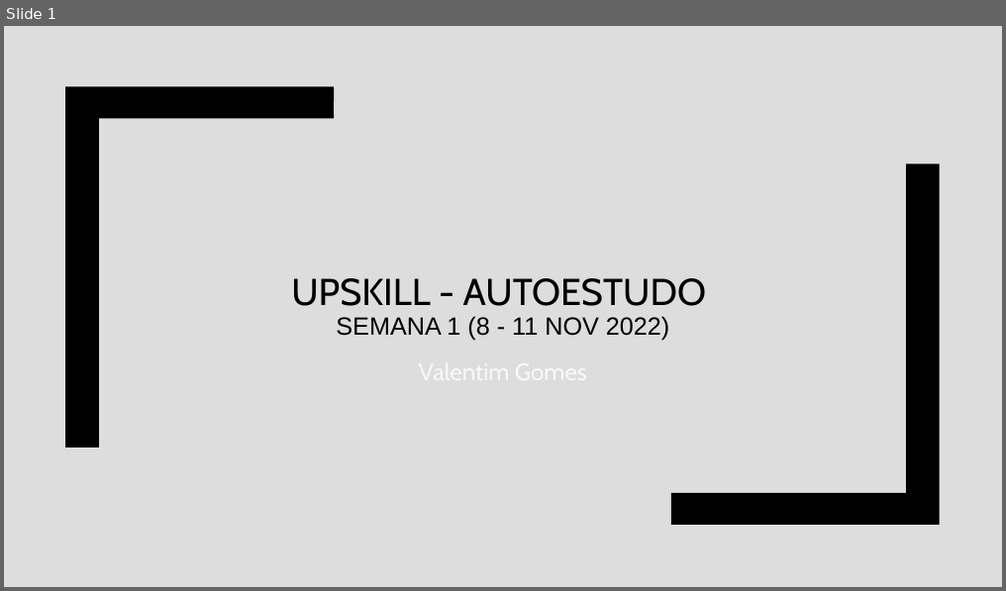
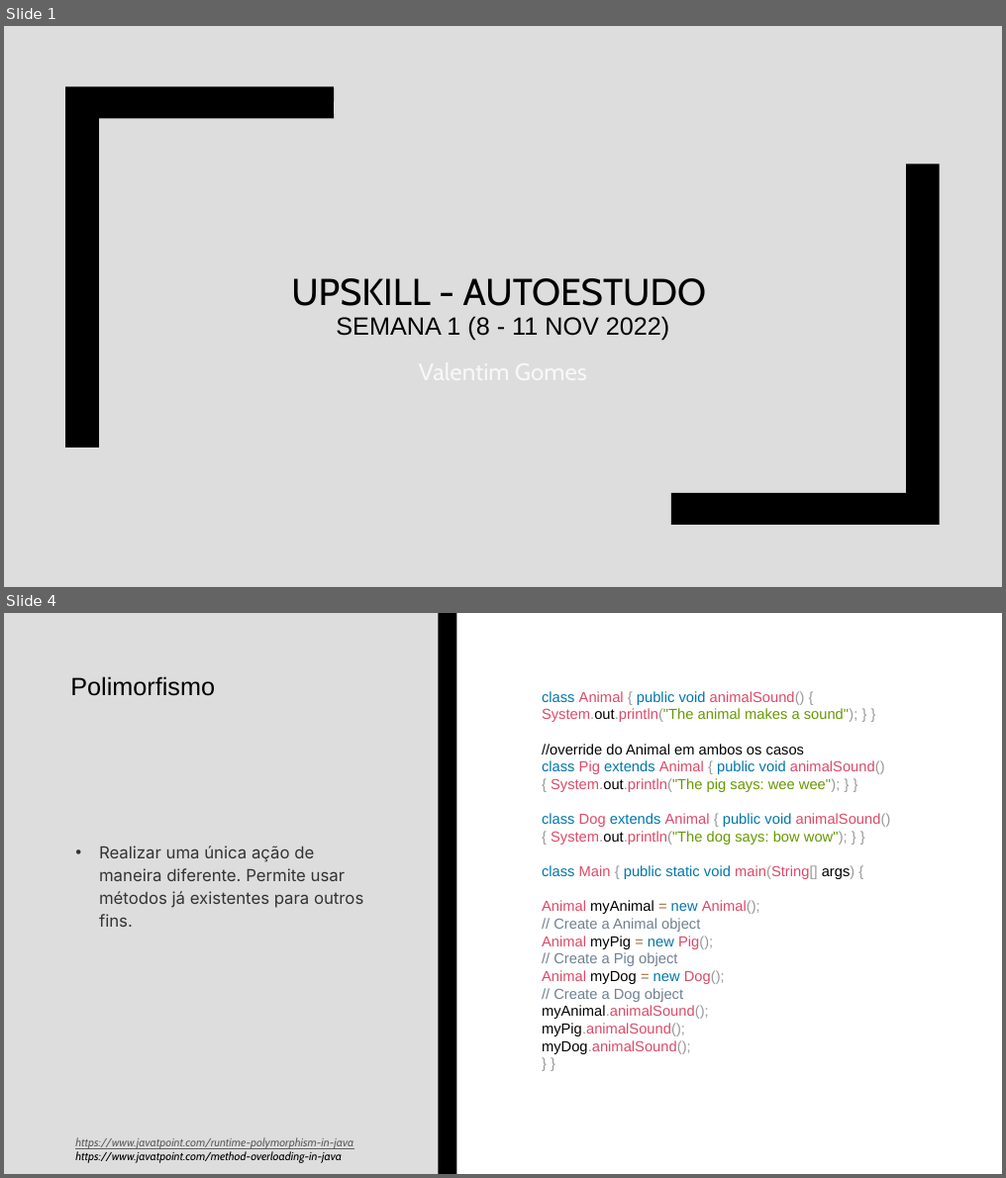
Before and after one commit to wlgomes/upskill-nov22, a slide deck: UPSKILL - AutoestudoS1_valentimgomes.pptx. Shown one above the other, each under a label of ours: slide 1 before the commit, slides 1 and 4 after it; the slides between them are not shown. The pictures are 1006x591 and 1006x1178 pixels, drawn with LibreOffice and Linux fonts; fonts in the diff are those of the drawing. Boxes give left, top, right and bottom in pixels: in the first picture for what was removed or moved away, otherwise in the second. Text is boxed around its words. In the diff, an @@ line names an element or a change of style, - is before the commit and + after.

```diff
--- a/UPSKILL - AutoestudoS1_valentimgomes.pptx
+++ b/UPSKILL - AutoestudoS1_valentimgomes.pptx
@@ slide 4 added at <box>4,613,1002,1174</box>, background #FFFFFF @@
@@ rectangle added at <box>4,613,439,1174</box>, fill #DDDDDD @@
@@ rectangle added at <box>439,613,456,1174</box>, fill #000000 @@
@@ title added at <box>70,676,215,696</box>, 24 pt, text #000000 @@
+Polimorfismo
@@ text added at <box>542,691,891,1055</box>, 14 pt, text #DD4A68 @@
+class Animal { public void animalSound() {
+System.out.println("The animal makes a sound"); } }
+//override do Animal em ambos os casos
+class Pig extends Animal { public void animalSound() { System.out.println("The pig says: wee wee"); } }
+class Dog extends Animal { public void animalSound() { System.out.println("The dog says: bow wow"); } }
+class Main { public static void main(String[] args) {
+Animal myAnimal = new Animal();
+// Create a Animal object
+Animal myPig = new Pig();
+// Create a Pig object
+Animal myDog = new Dog();
+// Create a Dog object
+myAnimal.animalSound();
+myPig.animalSound();
+myDog.animalSound();
+} }
@@ text added at <box>99,846,363,927</box>, 16 pt, text #333333 @@
+• Realizar uma única ação de maneira diferente. Permite usar métodos já existentes para outros fins.
@@ text added at <box>75,1138,353,1163</box>, 11 pt, text #5F5F5F, italic, underline @@
+https://www.javatpoint.com/runtime-polymorphism-in-java
+https://www.javatpoint.com/method-overloading-in-java
```
Also in this commit, not shown: 7 slides changed, 5 other slides added, 1 slide removed, 9 other files.
